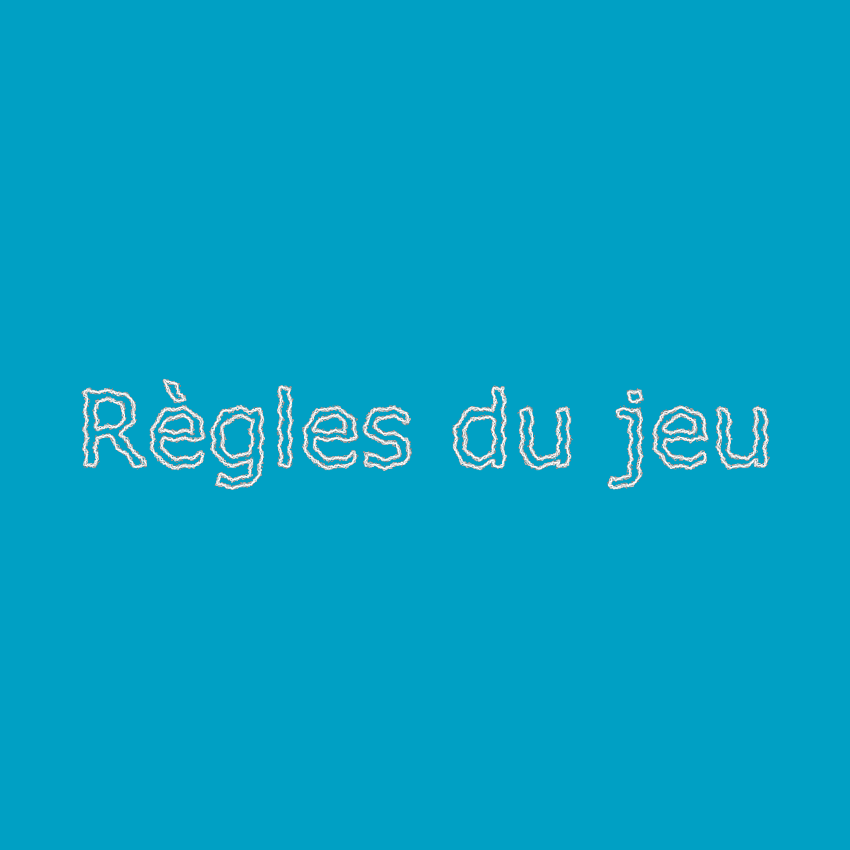
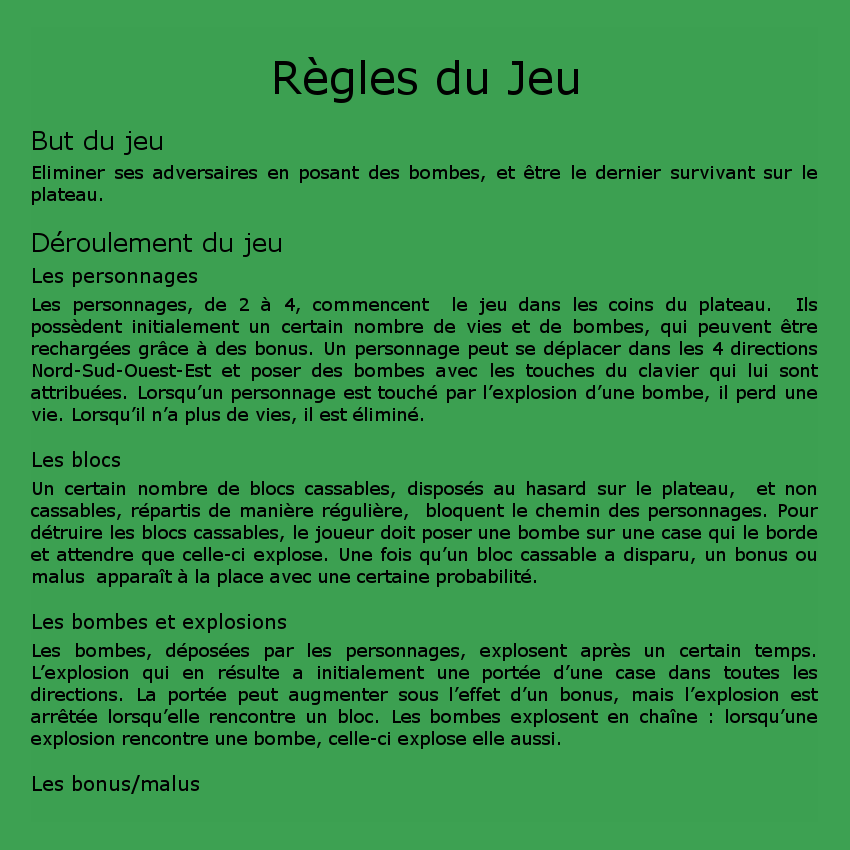
The second w=850, h=850 image is a revision of the first. Changes to its layers:
painted on "Calque Copié" over [31, 27, 818, 822]
painted on "Arrière-plan" over [0, 0, 850, 850]
